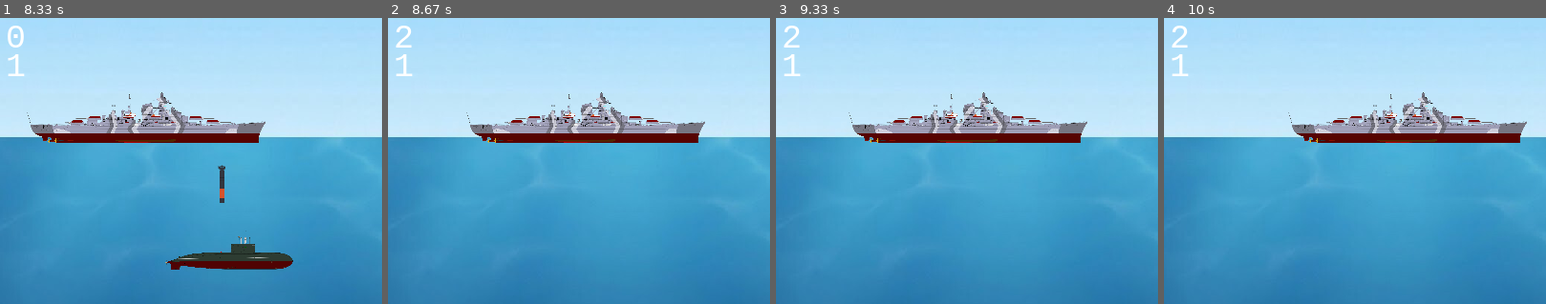
Above: before the commit, frames 1-4 (left to right).
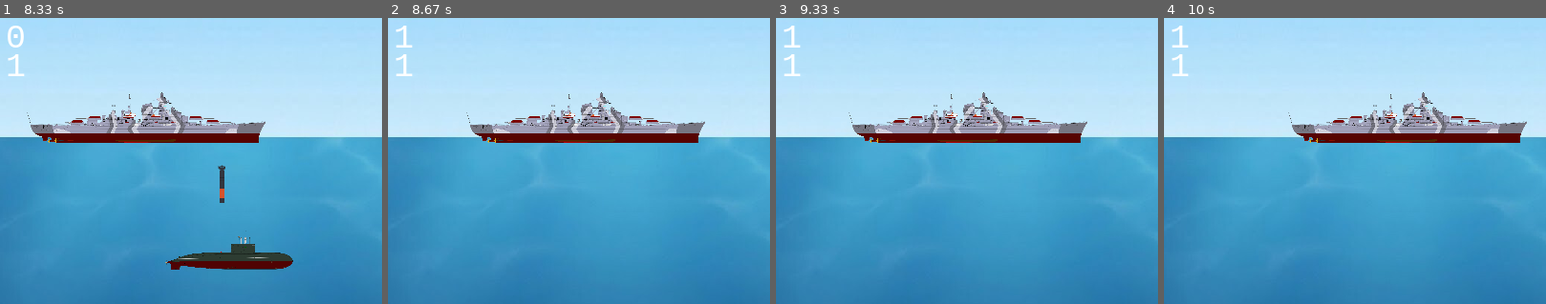
Above: after the commit, the same moments.

Repository: gaelBZH/PyGamesProject
Game: pygame game, started from Game.py
Same seed, same stepped clock (60 frames per second), same inputs: the game is played once before the commit and once after it.
Inputs (mouse positions are % of the whole screen's width and height, from its top left):
- Up to frame 1 (8.33 s): click "Level: 1" at 0.38 s; hold Left 0.67-1.2 s; hold Left 1.23-1.63 s; hold Right 1.67-2.3 s; hold Left 2.33-2.8 s; hold Right 2.83-3.3 s; hold Right 3.33-3.8 s; hold Left 3.83-4.37 s; hold Left 4.4-4.8 s; hold Right 4.83-5.47 s; hold Left 5.5-5.97 s; hold Right 6-6.47 s; hold Right 6.5-6.97 s; hold Left 7-7.53 s; hold Left 7.57-7.97 s; right-click (42, 44) at 8.05 s
- Up to frame 2 (8.67 s): hold Right from 8.33 s (still down)
- Up to frame 3 (9.33 s): release Right at 8.97 s; hold Left from 9 s (still down)
- Up to frame 4 (10 s): release Left at 9.47 s; hold Right 9.5-9.97 s
The pictures show only the part of the screen within x 19-69%, y 2-52%; the shares and areas given below are measured in that part.

Frame 1 is identical in both runs. In frame 2, 0.1% of the frame differs, in the area x 2-7%, y 2-11%; in frame 3, 0.1%; in frame 4, 0.1%.

Commit message:
Update score logic

Diff:
--- a/Game.py
+++ b/Game.py
@@ -268,7 +268,7 @@
                         bullet_list.remove(bullet)
                     if enemy_data in enemy_list:
                         enemy_list.remove(enemy_data)
-                    score += 2
+                    score += abs(enemy_data['speed'])
                     if score >= LEVEL_3:
                         level = 3
                     elif score >= LEVEL_2:
